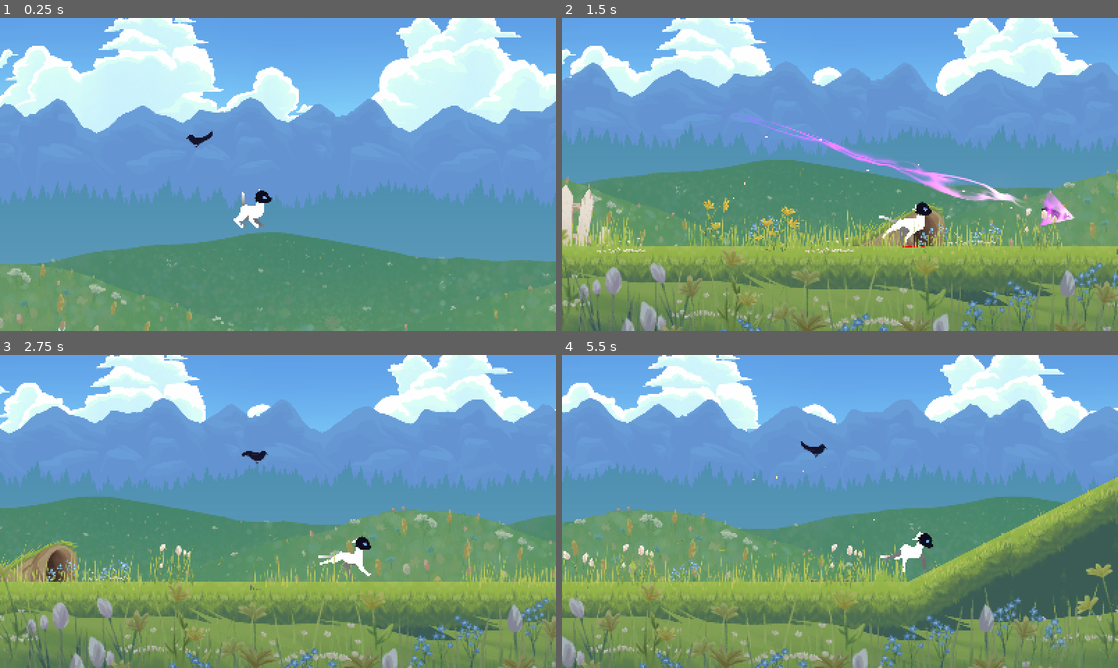
Above: before the commit, frames 1-4 (two rows, left to right).
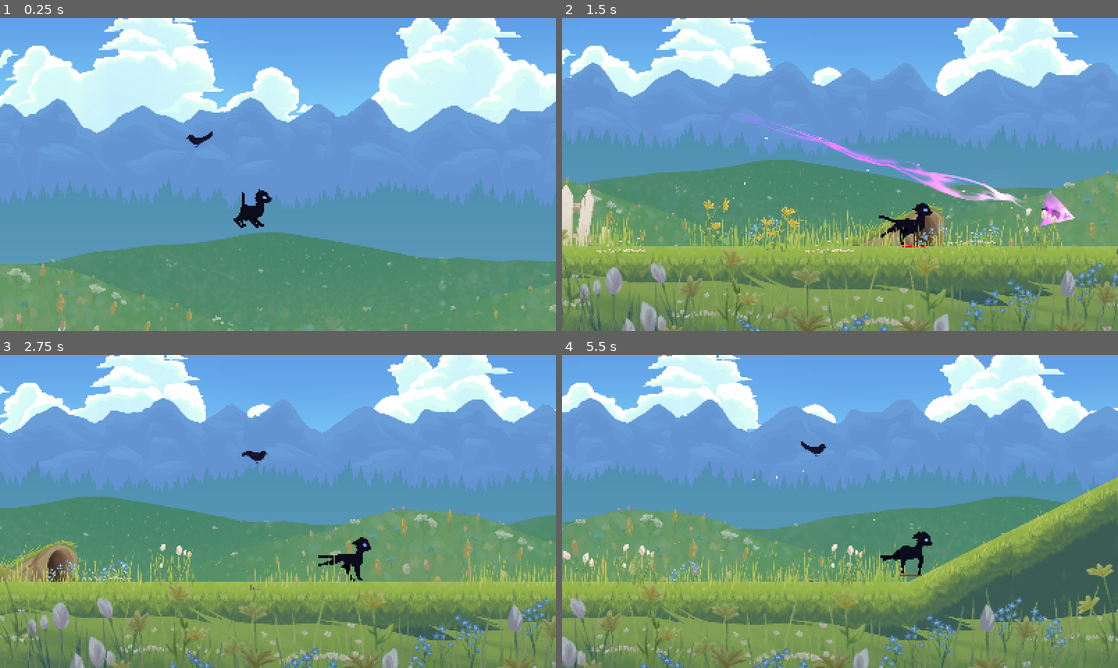
Above: after the commit, the same moments.

Repository: MaddyElam/Dream-of-Euthymia
Game: Godot game, scene res://Main.tscn
Two runs of this game, one before a commit and one after it. Both use one fixed random seed, a clock stepped at 60 frames per second and the inputs below.
Inputs (mouse positions are in pixels of both pictures, inside the frame that each line leads up to):
- Up to frame 1 (0.25 s): no input
- Up to frame 2 (1.5 s): move the mouse to (962, 158) at 0.52 s; hold Right (player_right) 0.53-1.25 s; hold R (activate_bird) 0.53-1.25 s; click (962, 158) at 0.67 s; drag from (728, 190) to (801, 118) at 1.27 s
- Up to frame 3 (2.75 s): move the mouse to (333, 442) at 2.02 s; press the mouse at (333, 442) at 2.03 s; hold Right (player_right) from 2.03 s (still down)
- Up to frame 4 (5.5 s): release Right (player_right) at 2.75 s; release the mouse at (895, 442) at 2.75 s; drag from (812, 574) to (817, 455) at 2.77 s; move the mouse to (1006, 558) at 3.52 s; hold Left (player_left) 3.53-4.25 s; hold Space (player_space) 3.53-4.25 s; drag from (673, 464) to (823, 452) at 4.27 s; move the mouse to (867, 511) at 5.02 s; hold Down (player_down) from 5.03 s (still down); hold Ctrl (player_ctrl) from 5.03 s (still down); click (867, 511) at 5.17 s

The runs differ from the first frame. In frame 1, 0.3% of the frame differs, in the area x 42-48%, y 54-68%; in frame 2, 1.9%; in frame 3, 1.6%; in frame 4, 4.4%, in the area x 0-100%, y 27-100%.

Commit message:
Update Player_Cat.tscn

Diff:
--- a/Scenes/Player_Cat.tscn
+++ b/Scenes/Player_Cat.tscn
@@ -614,7 +614,7 @@
 
 [sub_resource type="Gradient" id="Gradient_gnf74"]
 offsets = PackedFloat32Array(0.610329, 0.699531)
-colors = PackedColorArray(0.493545, 0.493546, 0.493546, 1, 1, 1, 1, 0)
+colors = PackedColorArray(0.0352941, 0.0352941, 0.0745098, 1, 0.0329, 0.0329, 0.07, 0)
 
 [sub_resource type="GradientTexture2D" id="GradientTexture2D_yvgxb"]
 gradient = SubResource("Gradient_gnf74")
@@ -625,7 +625,7 @@
 
 [sub_resource type="Gradient" id="Gradient_y7oij"]
 offsets = PackedFloat32Array(0.610329, 0.699531)
-colors = PackedColorArray(0.505344, 0.505344, 0.505344, 1, 1, 1, 1, 0)
+colors = PackedColorArray(0.0352941, 0.0352941, 0.0745098, 1, 0.0329, 0.0329, 0.07, 0)
 
 [sub_resource type="GradientTexture2D" id="GradientTexture2D_a5dnt"]
 gradient = SubResource("Gradient_y7oij")
@@ -639,11 +639,11 @@
 point_count = 4
 
 [sub_resource type="Gradient" id="Gradient_wr4nh"]
-colors = PackedColorArray(0.408329, 0.408329, 0.408329, 1, 1, 1, 1, 1)
+colors = PackedColorArray(0.0352941, 0.0352941, 0.0745098, 1, 0.0666667, 0.0666667, 0.121569, 1)
 
 [sub_resource type="Gradient" id="Gradient_ermt0"]
 offsets = PackedFloat32Array(0.610329, 0.699531)
-colors = PackedColorArray(1, 1, 1, 1, 1, 1, 1, 0)
+colors = PackedColorArray(0.0666667, 0.0666667, 0.121569, 1, 0.066, 0.066, 0.12, 0)
 
 [sub_resource type="GradientTexture2D" id="GradientTexture2D_4pv3c"]
 gradient = SubResource("Gradient_ermt0")
@@ -664,7 +664,7 @@
 [sub_resource type="Resource" id="Resource_qt7io"]
 script = ExtResource("21_db3pd")
 rotation_direction_degrees = 18.0
-rotation_half_arc_degrees = 78.0
+rotation_half_arc_degrees = 60.0
 area_offset = Vector2(0, 0)
 area_rotation_degrees = 0.0
 proportions = Vector2(1, 1)
@@ -691,7 +691,7 @@
 [sub_resource type="Resource" id="Resource_kxqe8"]
 script = ExtResource("21_db3pd")
 rotation_direction_degrees = 18.0
-rotation_half_arc_degrees = 78.0
+rotation_half_arc_degrees = 60.0
 area_offset = Vector2(0, 0)
 area_rotation_degrees = 0.0
 proportions = Vector2(1, 1)
@@ -1148,7 +1148,7 @@
 visible = false
 position = Vector2(-43.3686, 30.7174)
 rotation = -0.196327
-scale = Vector2(0.999697, 0.999697)
+scale = Vector2(0.999698, 0.999698)
 shape = SubResource("CapsuleShape2D_habd7")
 metadata/_edit_lock_ = true
 
@@ -1156,7 +1156,7 @@
 visible = false
 position = Vector2(-37.6209, 57.5298)
 rotation = 1.5369
-scale = Vector2(0.99968, 0.99968)
+scale = Vector2(0.999681, 0.999681)
 shape = SubResource("CapsuleShape2D_ermt0")
 metadata/_edit_lock_ = true
 
@@ -1211,7 +1211,7 @@
 [node name="Head_Collider" type="CollisionShape2D" parent="."]
 visible = false
 position = Vector2(15.5526, -38.8254)
-rotation = 0.0485277
+rotation = 0.048528
 scale = Vector2(0.999952, 0.999952)
 shape = SubResource("CircleShape2D_pst0c")
 metadata/_edit_lock_ = true
@@ -1376,7 +1376,7 @@
 points = PackedVector2Array(3, -4, -8, -16, -21, -34)
 width = 20.0
 width_curve = SubResource("Curve_pst0c")
-default_color = Color(0.47788, 0.47788, 0.47788, 1)
+default_color = Color(0.0352941, 0.0352941, 0.0745098, 1)
 joint_mode = 2
 begin_cap_mode = 2
 end_cap_mode = 2
@@ -1391,6 +1391,7 @@
 points = PackedVector2Array(-12, -7, -22, -17, -33, -29)
 width = 20.0
 width_curve = SubResource("Curve_pst0c")
+default_color = Color(0.0666667, 0.0666667, 0.121569, 1)
 joint_mode = 2
 begin_cap_mode = 2
 end_cap_mode = 2
@@ -1500,7 +1501,7 @@
 
 [node name="UpperFrontlegBackPolygon" type="Polygon2D" parent="Flippables_Container/BodyContainer"]
 position = Vector2(61, -49)
-color = Color(0.466181, 0.466181, 0.466181, 1)
+color = Color(0.0352941, 0.0352941, 0.0745098, 1)
 skeleton = NodePath("../Skeleton2D")
 polygon = PackedVector2Array(-52, 73, -49, 62, -48, 55, -51, 50, -58, 49, -65, 54, -68, 62, -66, 71, -65, 77, -61, 79, -55, 79)
 bones = ["Spine1", PackedFloat32Array(0, 0, 0, 0, 0, 0, 0, 0, 0, 0, 0), "Spine1/Shoulders", PackedFloat32Array(0, 0.5,  …(2079 unchanged characters)…
@@ -1508,7 +1509,7 @@
 
 [node name="LowerFrontLegBackPolygon" type="Polygon2D" parent="Flippables_Container/BodyContainer"]
 position = Vector2(59, -46)
-color = Color(0.435192, 0.435192, 0.435192, 1)
+color = Color(0.0352941, 0.0352941, 0.0745098, 1)
 skeleton = NodePath("../Skeleton2D")
 polygon = PackedVector2Array(-53, 75, -53, 80, -53, 88, -53, 94, -52, 99, -50, 104, -51, 105, -54, 106, -58, 103, -59, 100, -61, 94, -63, 87, -65, 81, -65, 77, -64, 73, -61, 70, -56, 70, -54, 72)
 bones = ["Spine1", PackedFloat32Array(0, 0, 0, 0, 0, 0, 0, 0, 0, 0, 0, 0, 0, 0, 0, 0, 0, 0), "Spine1/Shoulders", Packed …(2543 unchanged characters)…
@@ -1527,14 +1528,14 @@
 
 [node name="UpperBacklegBackPolygon" type="Polygon2D" parent="Flippables_Container/BodyContainer"]
 position = Vector2(73, -44)
-color = Color(0.474, 0.474, 0.474, 1)
+color = Color(0.0352941, 0.0352941, 0.0745098, 1)
 skeleton = NodePath("../Skeleton2D")
 polygon = PackedVector2Array(-110, 82, -105, 78, -101, 74, -98, 69, -96, 64, -94, 57, -93, 49, -94, 46, -95, 43, -99, 40, -105, 39, -112, 40, -116, 43, -117, 52, -117, 57, -116, 64, -115, 70, -118, 74, -120, 76, -118, 81, -115, 84)
 bones = ["Spine1", PackedFloat32Array(0, 0, 0, 0, 0, 0, 0, 0, 0, 0, 0, 0, 0, 0, 0, 0, 0, 0, 0, 0, 0), "Spine1/Shoulders …(2765 unchanged characters)…
 
 [node name="LowerBacklegBackPolygon" type="Polygon2D" parent="Flippables_Container/BodyContainer"]
 position = Vector2(75, -45)
-color = Color(0.48, 0.48, 0.48, 1)
+color = Color(0.0338162, 0.0338107, 0.0736352, 1)
 skeleton = NodePath("../Skeleton2D")
 polygon = PackedVector2Array(-111, 83, -112, 86, -112, 93, -112, 99, -112, 103, -114, 104, -118, 103, -119, 98, -121, 86, -122, 79, -119, 75, -115, 74, -111, 76, -109, 81)
 bones = ["Spine1", PackedFloat32Array(0, 0, 0, 0, 0, 0, 0, 0, 0, 0, 0, 0, 0, 0), "Spine1/Shoulders", PackedFloat32Array …(2275 unchanged characters)…
@@ -1542,7 +1543,7 @@
 [node name="Paw_BB_Sprite" type="Sprite2D" parent="Flippables_Container/BodyContainer"]
 position = Vector2(-37.6209, 57.5298)
 rotation = 1.5369
-scale = Vector2(0.99968, 0.99968)
+scale = Vector2(0.999681, 0.999681)
 texture = SubResource("GradientTexture2D_a5dnt")
 metadata/_edit_group_ = true
 metadata/_edit_lock_ = true
@@ -1552,6 +1553,7 @@
 
 [node name="BodyPolygon" type="Polygon2D" parent="Flippables_Container/BodyContainer"]
 position = Vector2(54, -49)
+color = Color(0.0666667, 0.0666667, 0.121569, 1)
 antialiased = true
 skeleton = NodePath("../Skeleton2D")
 polygon = PackedVector2Array(-56, 15, -54, 7, -50, 3, -41, 2, -33, 8, -33, 15, -33, 23, -34, 31, -36, 39, -37, 45, -38, …(209 unchanged characters)…
@@ -1581,6 +1583,7 @@
 
 [node name="UpperBacklegPolygon" type="Polygon2D" parent="Flippables_Container/BodyContainer"]
 position = Vector2(56, -46)
+color = Color(0.0666667, 0.0666667, 0.121569, 1)
 skeleton = NodePath("../Skeleton2D")
 polygon = PackedVector2Array(-104, 81, -100, 79, -94, 75, -90, 71, -88, 68, -86, 63, -85, 57, -85, 48, -87, 42, -97, 39, -104, 40, -108, 45, -108, 50, -109, 60, -110, 65, -112, 70, -116, 75, -117, 80, -114, 83, -108, 83)
 bones = ["Spine1", PackedFloat32Array(0, 0, 0, 0, 0, 0, 0, 0, 0, 0, 0, 0, 0, 0, 0, 0, 0, 0, 0, 0), "Spine1/Shoulders",  …(2685 unchanged characters)…
@@ -1588,6 +1591,7 @@
 
 [node name="LowerBackLegPolygon" type="Polygon2D" parent="Flippables_Container/BodyContainer"]
 position = Vector2(58, -47)
+color = Color(0.0666667, 0.0666667, 0.121569, 1)
 skeleton = NodePath("../Skeleton2D")
 polygon = PackedVector2Array(-104, 80, -109, 84, -110, 90, -110, 96, -110, 100, -110, 103, -111, 106, -113, 107, -117, 105, -117, 102, -118, 96, -119, 87, -119, 83, -119, 79, -116, 75, -113, 73, -108, 74)
 bones = ["Spine1", PackedFloat32Array(0, 0, 0, 0, 0, 0, 0, 0, 0, 0, 0, 0, 0, 0, 0, 0, 0), "Spine1/Shoulders", PackedFlo …(2477 unchanged characters)…
@@ -1606,7 +1610,7 @@
 
 [node name="CatHeadPrototype" type="Sprite2D" parent="Flippables_Container/BodyContainer"]
 position = Vector2(15.5526, -38.8254)
-rotation = 0.0485277
+rotation = 0.048528
 scale = Vector2(0.999952, 0.999952)
 texture = ExtResource("17_583vg")
 metadata/_edit_group_ = true
@@ -1617,6 +1621,7 @@
 
 [node name="UpperFrontlegPolygon" type="Polygon2D" parent="Flippables_Container/BodyContainer"]
 position = Vector2(49, -50)
+color = Color(0.0666667, 0.0666667, 0.121569, 1)
 skeleton = NodePath("../Skeleton2D")
 polygon = PackedVector2Array(-51, 76, -43, 65, -42, 55, -47, 47, -57, 47, -64, 53, -66, 61, -66, 71, -67, 77, -65, 80, -60, 83, -54, 82)
 bones = ["Spine1", PackedFloat32Array(0, 0, 0, 0, 0, 0, 0, 0, 0, 0, 0, 0), "Spine1/Shoulders", PackedFloat32Array(0, 0. …(2139 unchanged characters)…
@@ -1624,6 +1629,7 @@
 
 [node name="LowerFrontLegPolygon" type="Polygon2D" parent="Flippables_Container/BodyContainer"]
 position = Vector2(50, -48)
+color = Color(0.0666667, 0.0666667, 0.121569, 1)
 skeleton = NodePath("../Skeleton2D")
 polygon = PackedVector2Array(-67, 73, -68, 76, -68, 79, -67, 86, -65, 96, -63, 105, -62, 107, -58, 107, -55, 106, -55, 102, -56, 96, -55, 86, -54, 81, -54, 75, -60, 72, -65, 72)
 bones = ["Spine1", PackedFloat32Array(0, 0, 0, 0, 0, 0, 0, 0, 0, 0, 0, 0, 0, 0, 0, 0), "Spine1/Shoulders", PackedFloat3 …(2397 unchanged characters)…
@@ -1967,7 +1973,7 @@
 
 [node name="LowerBackBackLeg" type="Bone2D" parent="Flippables_Container/BodyContainer/Skeleton2D/Spine1/Spine2/Pelvis/UpperBackBackLeg/MidBackBackLeg"]
 position = Vector2(-8.28779, 7.70156)
-rotation = -0.147839
+rotation = -0.14784
 scale = Vector2(0.999988, 0.999988)
 rest = Transform2D(0.991322, -0.131431, 0.131431, 0.991322, -8.28779, 7.70156)
 auto_calculate_length_and_angle = false
@@ -2134,7 +2140,6 @@
 step_height_increment = 10.0
 step_x_multiplier = 4.0
 step_y_multiplier = 1.5
-base_node_x_move = 20.0
 base_node_init_pos = Vector2(-41, 56.5)
 
 [node name="PawBF_LookAt" type="Marker2D" parent="Flippables_Container/BodyContainer/IK Targets/PawBF_Target"]
@@ -2154,7 +2159,6 @@
 step_height_increment = 10.0
 step_x_multiplier = 4.0
 step_y_multiplier = 1.5
-base_node_x_move = 20.0
 base_node_init_pos = Vector2(-41, 56.5)
 
 [node name="PawBB_LookAt" type="Marker2D" parent="Flippables_Container/BodyContainer/IK Targets/PawBB_Target"]
@@ -2172,13 +2176,15 @@
 base_node = NodePath("../FrontLegsHeightOffset")
 step_dist_increment = 1.0
 step_height_increment = 10.0
-step_x_multiplier = 4.0
+step_x_multiplier = 3.0
 step_y_multiplier = 1.1
-base_node_x_move = -10.0
 base_node_init_pos = Vector2(6, 60)
 
 [node name="PawFB_LookAt" type="Marker2D" parent="Flippables_Container/BodyContainer/IK Targets/PawFB_Target"]
 position = Vector2(12, 4)
+
+[node name="LegFF_Target" type="Marker2D" parent="Flippables_Container/BodyContainer/IK Targets"]
+position = Vector2(-12, 28)
 
 [node name="PawFF_Target" type="Marker2D" parent="Flippables_Container/BodyContainer/IK Targets" node_paths=PackedStringArray("step_target", "look_node", "adj_target", "opp_target", "base_node")]
 top_level = true
@@ -2192,9 +2198,8 @@
 base_node = NodePath("../FrontLegsHeightOffset")
 step_dist_increment = 1.0
 step_height_increment = 10.0
-step_x_multiplier = 4.0
+step_x_multiplier = 3.0
 step_y_multiplier = 1.1
-base_node_x_move = -10.0
 base_node_init_pos = Vector2(6, 60)
 
 [node name="PawFF_LookAt" type="Marker2D" parent="Flippables_Container/BodyContainer/IK Targets/PawFF_Target"]
